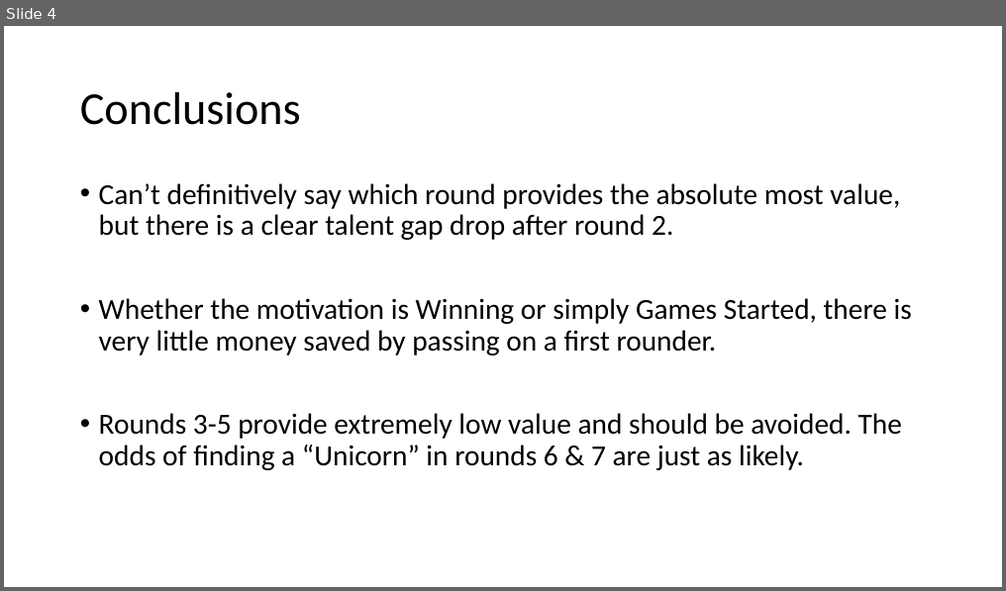
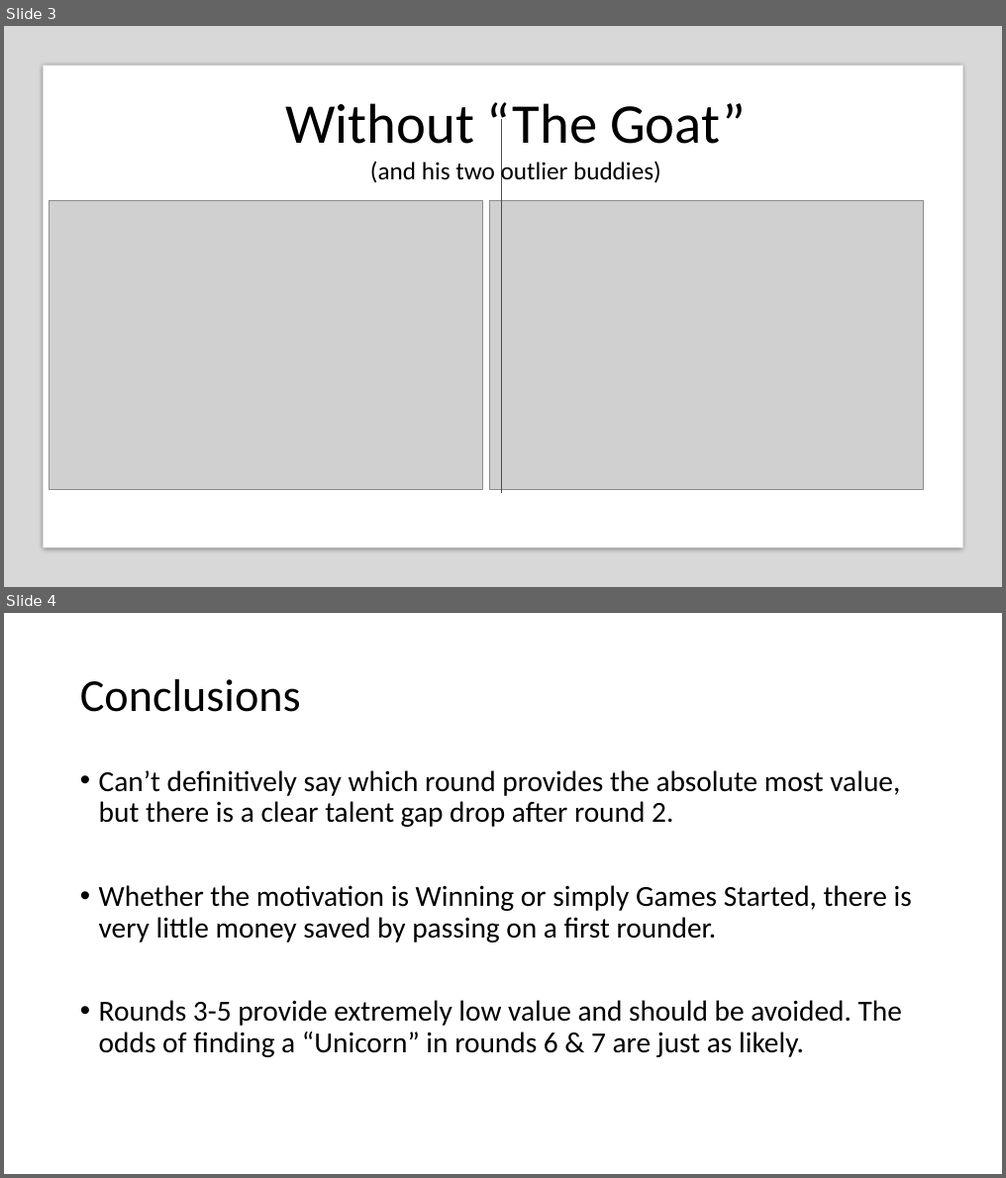
Before and after one commit to mikejackson35/mica_team, a slide deck: mj_presentation_slides.pptx. Shown one above the other, each under a label of ours: slide 4 before the commit, slides 3 and 4 after it. The pictures are 1006x591 and 1006x1178 pixels, drawn with LibreOffice and Linux fonts; fonts in the diff are those of the drawing; grey boxes stand for pictures. Boxes give left, top, right and bottom in pixels: in the first picture for what was removed or moved away, otherwise in the second. Text is boxed around its words. In the diff, an @@ line names an element or a change of style, - is before the commit and + after.

```diff
--- a/mj_presentation_slides.pptx
+++ b/mj_presentation_slides.pptx
@@ slide 3 added at (4,26,1002,587), background #FFFFFF @@
@@ rectangle added at (4,26,1002,587), fill #808080 at 30% opacity @@
@@ rectangle added at (43,66,963,549), fill #FFFFFF @@
@@ text added at (285,102,746,185), 24 pt, text #000000 @@
+Without “The Goat”
+(and his two outlier buddies)
@@ line added from (502, 120) to (502, 494), #4E4E4E 0.5 pt @@
@@ picture added at (49,200,482,489) @@
@@ picture added at (490,200,924,489) @@
```
Also in this commit, not shown: 2 other slides added, 3 slides removed.
